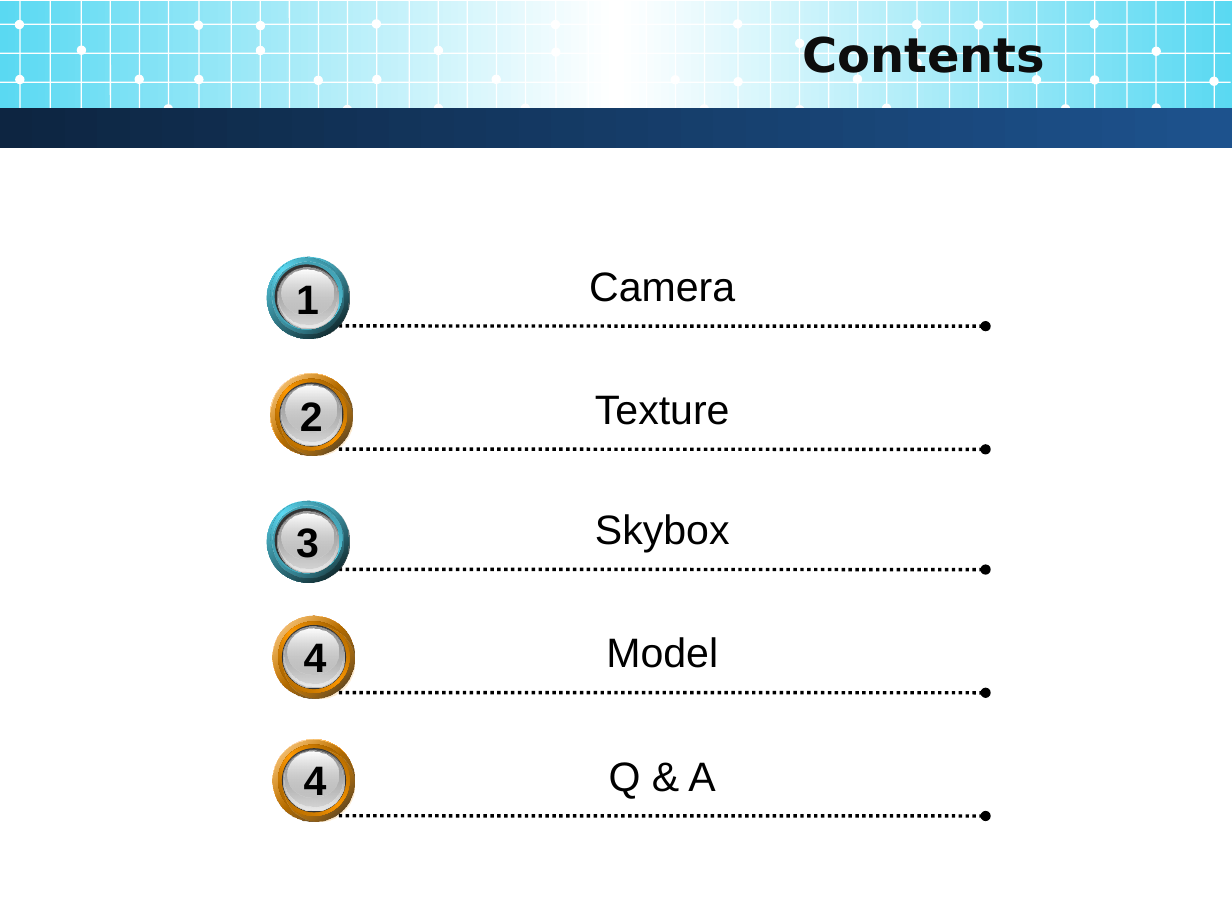
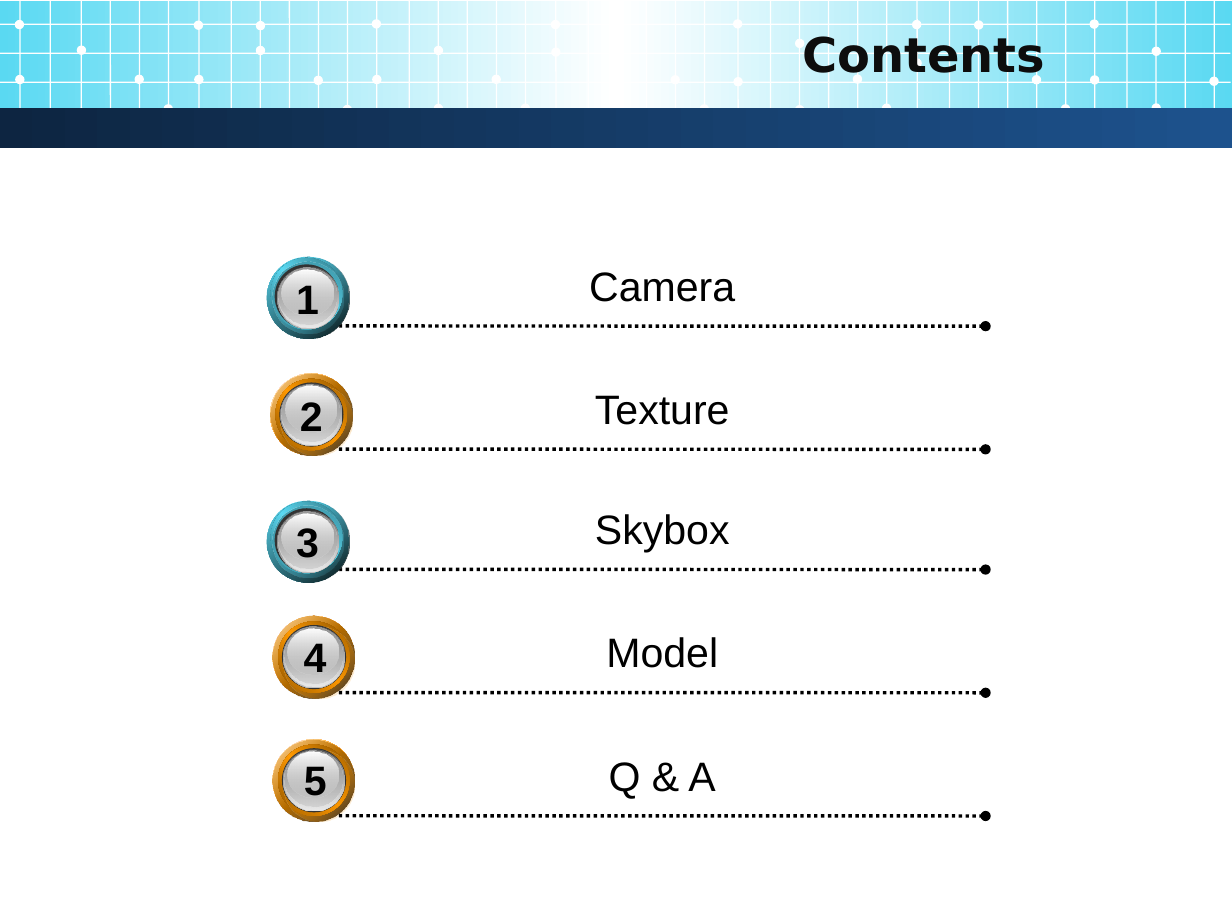
Before and after one commit to jundat/jogl-tank3d, a slide deck: slide 2 of Slide/3D Programming.pptx. Drawn at 1232x924 pixels with LibreOffice and Linux fonts; fonts in the diff are those of the drawing; background and template pictures are left out. Boxes give left, top, right and bottom in pixels: in the first picture for what was removed or moved away, otherwise in the second. Text is boxed around its words. In the diff, an @@ line names an element or a change of style, - is before the commit and + after.

```diff
--- a/Slide/3D Programming.pptx
+++ b/Slide/3D Programming.pptx
@@ text at [304,767,327,796]: text changed @@
-4
+5
```
Also in this commit, not shown: 2 other slides changed, 11 slides added, 1 slide removed.
